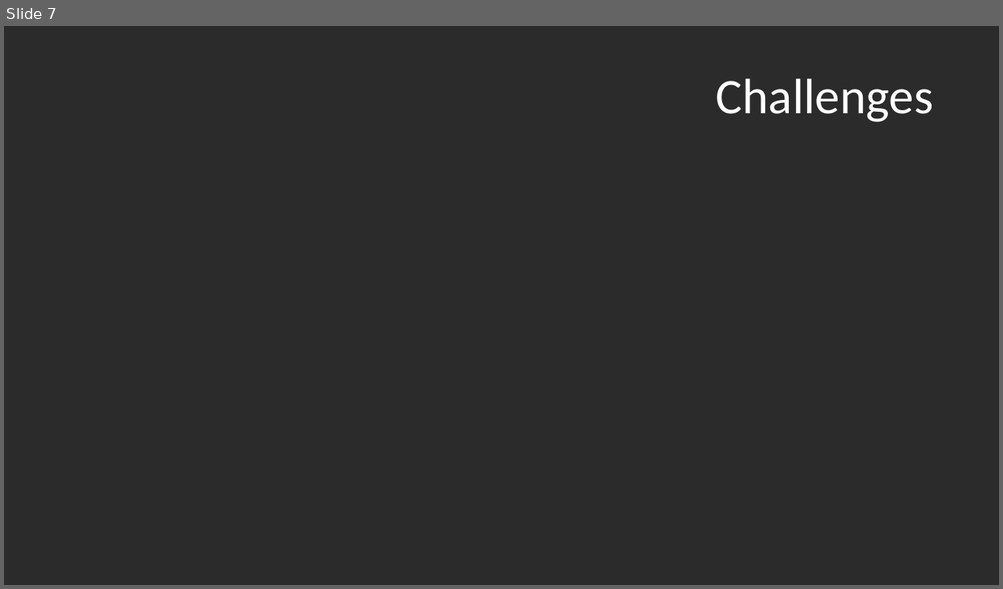
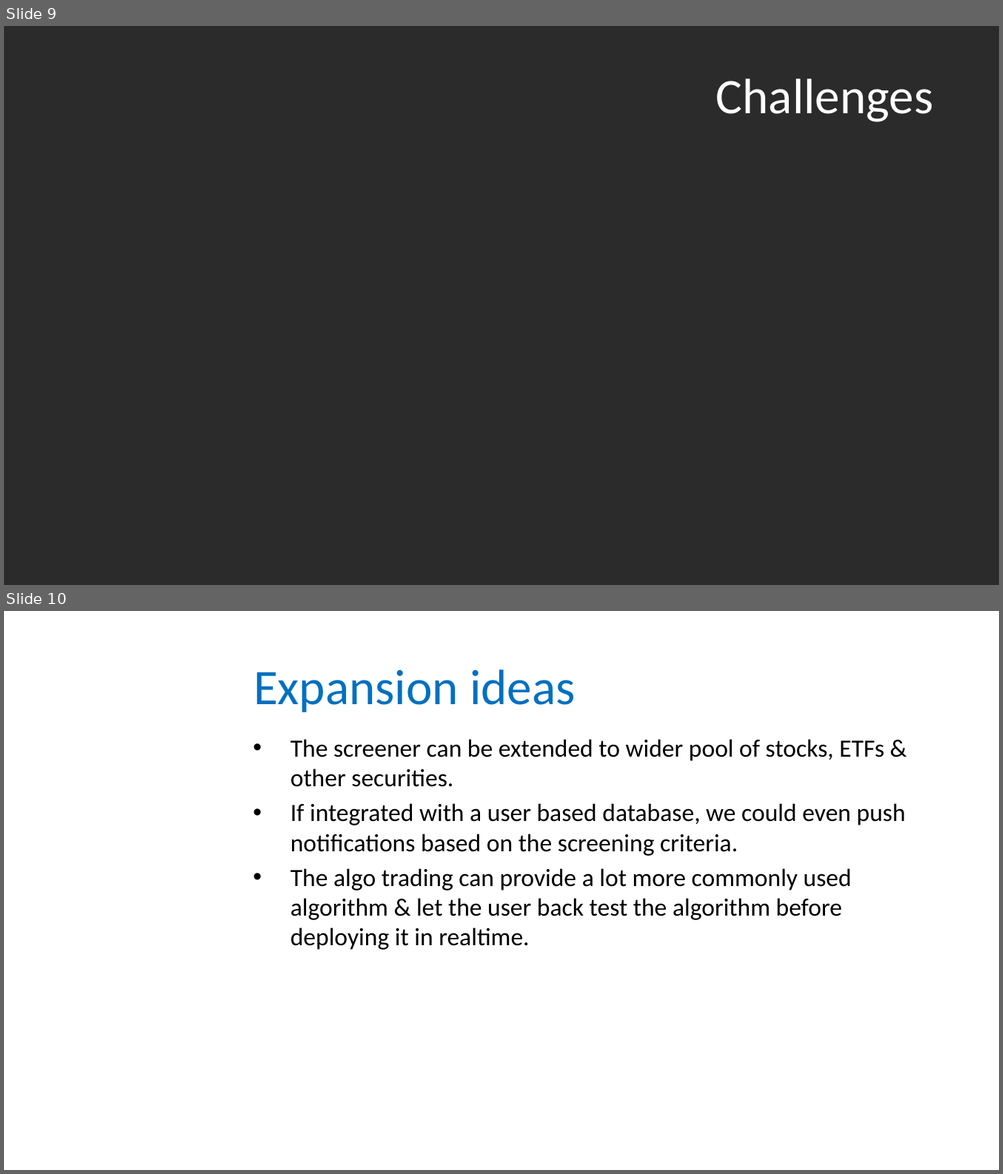
Before and after one commit to patricia-raj/financial-market-trading-dashboard, a slide deck: Project3.pptx. Shown one above the other, each under a label of ours: slide 7 before the commit, slides 9 and 10 after it. The pictures are 1003x589 and 1003x1174 pixels, drawn with LibreOffice and Linux fonts; fonts in the diff are those of the drawing; background and template pictures are left out; a plain dark background stands for a picture behind light text. Boxes give left, top, right and bottom in pixels: in the first picture for what was removed or moved away, otherwise in the second. Text is boxed around its words. In the diff, an @@ line names an element or a change of style, - is before the commit and + after.

Commit message:
Update the presentation's screener info

```diff
--- a/Project3.pptx
+++ b/Project3.pptx
@@ slide 10 added at <box>4,611,999,1170</box>, background picture (left out) @@
@@ title added at <box>253,669,575,712</box>, 36 pt, text #0070C0 @@
+Expansion ideas
@@ text added at <box>290,739,905,950</box>, 18 pt, text #000000 @@
+• The screener can be extended to wider pool of stocks, ETFs & other securities.
+• If integrated with a user based database, we could even push notifications based on the screening criteria.
+• The algo trading can provide a lot more commonly used algorithm & let the user back test the algorithm before deploying it in realtime.
@@ what was slide 7 is now slide 9 @@
```
Also in this commit, not shown: 1 slide changed, 3 other slides added, 2 slides removed.
